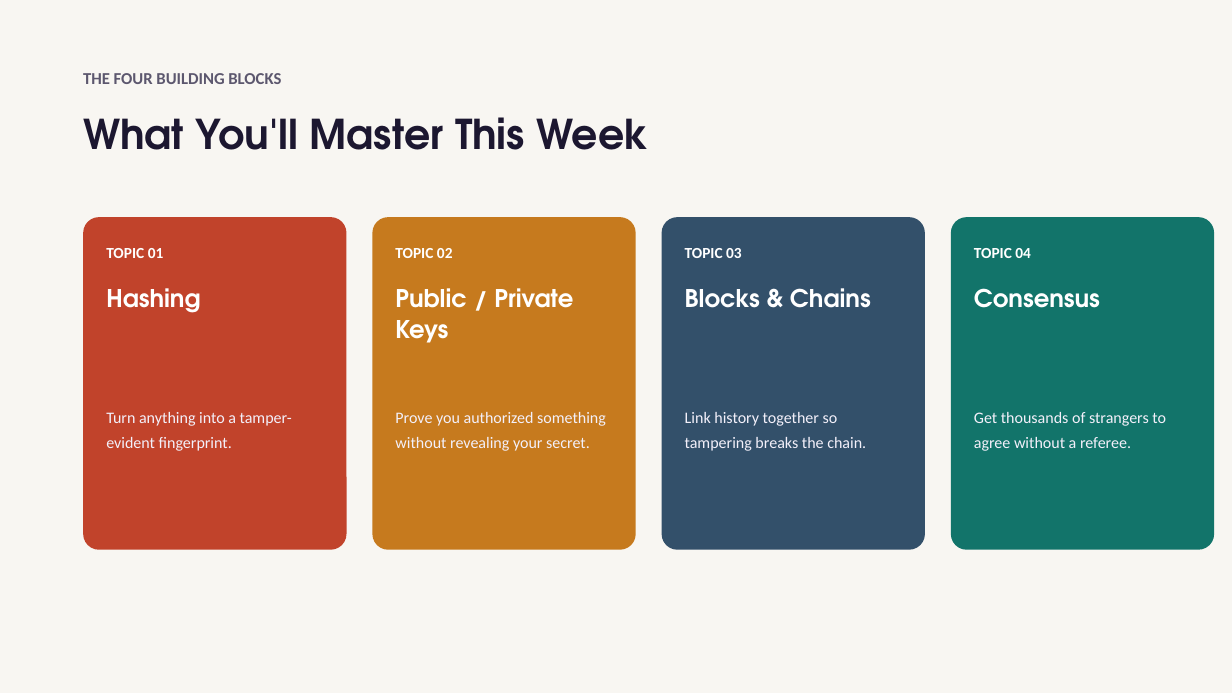
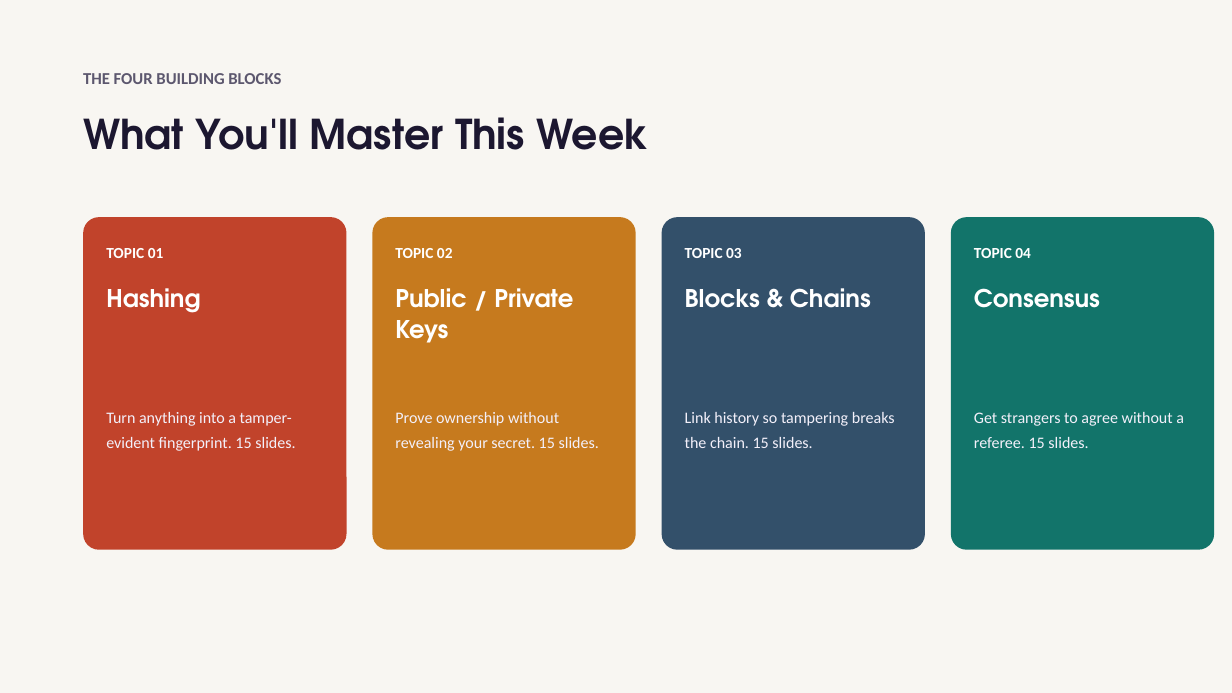
Before and after one commit to jadonamite/BlockchainCourse, a slide deck: slide 2 of curriculum/week-01/week01-slides.pptx. Drawn at 1232x693 pixels with LibreOffice and Linux fonts; fonts in the diff are those of the drawing. Boxes give left, top, right and bottom in pixels: in the first picture for what was removed or moved away, otherwise in the second. Text is boxed around its words. In the diff, an @@ line names an element or a change of style, - is before the commit and + after.

```diff
--- a/curriculum/week-01/week01-slides.pptx
+++ b/curriculum/week-01/week01-slides.pptx
@@ text at (106, 412, 295, 451): text changed @@
-Turn anything into a tamper-evident fingerprint.
+Turn anything into a tamper-evident fingerprint. 15 slides.
@@ text at (395, 412, 599, 451): text changed @@
-Prove you authorized something without revealing your secret.
+Prove ownership without revealing your secret. 15 slides.
@@ text at (685, 412, 895, 448): text changed @@
-Link history together so tampering breaks the chain.
+Link history so tampering breaks the chain. 15 slides.
@@ text at (974, 412, 1184, 448): text changed @@
-Get thousands of strangers to agree without a referee.
+Get strangers to agree without a referee. 15 slides.
```
Also in this commit, not shown: 9 other slides changed, 53 slides added, 12 slides removed.
